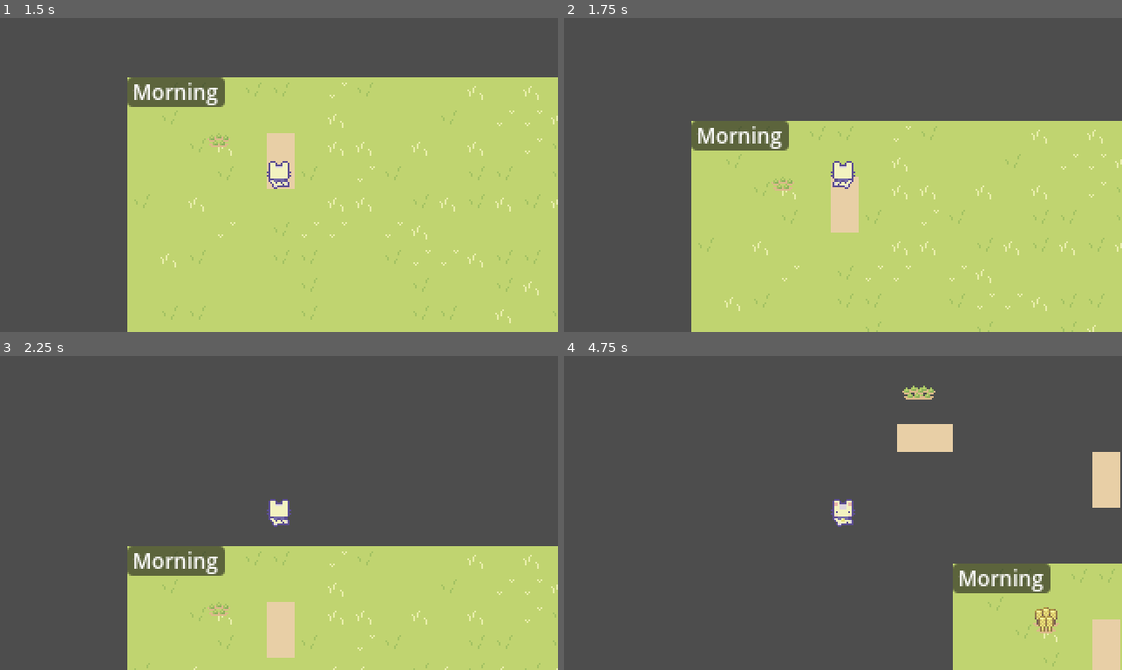
Above: before the commit, frames 1-4 (two rows, left to right).
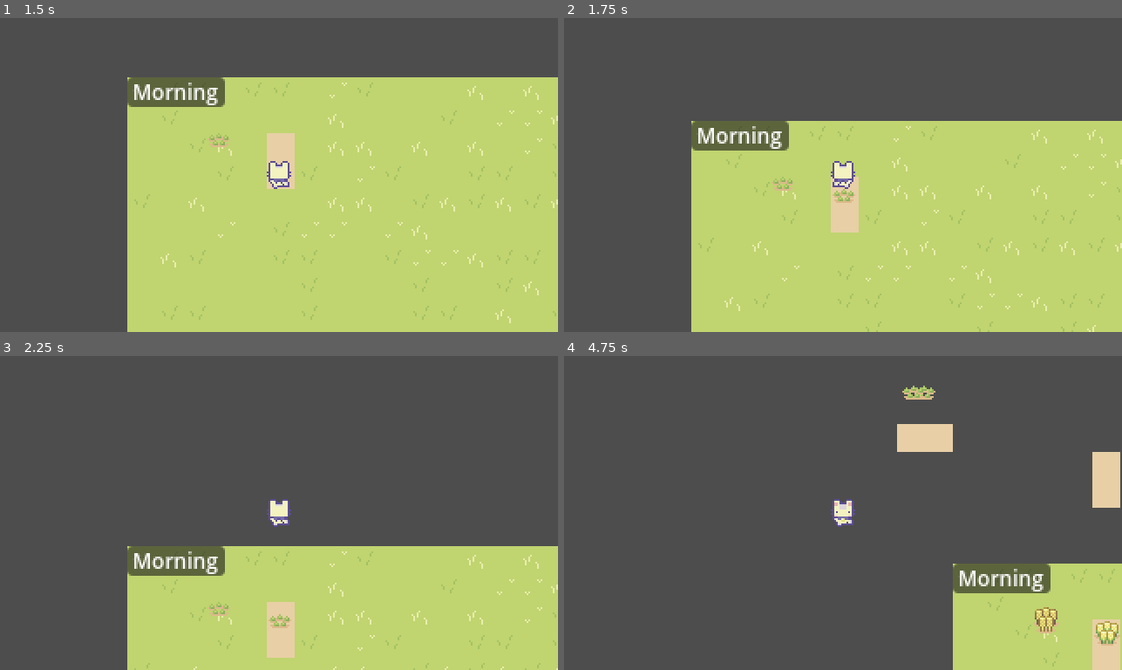
Above: after the commit, the same moments.

Repository: egd3025/everbloom
Game: Godot game, scene res://start_menu.tscn
The game is run twice, just before and just after one commit, with the same random seed, the same clock (stepped at 60 frames per second) and the same inputs.
Inputs (mouse positions are in pixels of both pictures, inside the frame that each line leads up to):
- Up to frame 1 (1.5 s): click "Start" at 0.5 s; move the mouse to (251, 237) at 1.27 s; hold Up (ui_up) from 1.28 s (still down); tap D (Till) at 1.35 s
- Up to frame 2 (1.75 s): keep holding Up (ui_up); tap A (Plant, bound only after the commit) at 1.55 s
- Up to frame 3 (2.25 s): keep holding Up (ui_up); move the mouse to (446, 560) at 2.02 s; tap A (Plant, bound only after the commit) at 2.1 s
- Up to frame 4 (4.75 s): tap D (Till) at 2.3, 3.6 s; move the mouse to (675, 465) at 2.77 s; release Up (ui_up) at 2.78 s; hold Left (ui_left) 2.78-4.28 s; click (675, 465) at 2.85 s; tap A (Plant, bound only after the commit) at 3.05, 4.35 s; move the mouse to (870, 513) at 3.52 s; move the mouse to (759, 434) at 4.27 s; hold Down (ui_down) from 4.28 s (still down)

Frame 1 is identical in both runs. In frame 2, 0.1% of the frame differs, in the area x 48-53%, y 54-59%; in frame 3, 0.1%; in frame 4, 0.3%, in the area x 95-100%, y 84-93%.

Commit message:
Only can plant on tilled land
Made it so the plant is centered on the tilled land and that you can only plant on tilled land

Diff:
--- a/EverBloom/World/world.gd
+++ b/EverBloom/World/world.gd
@@ -29,5 +29,26 @@
 				tilePositon.y += 1
 			"ui_up":
 				tilePositon.y -= 1
-		print(tilePositon)
+
 		floor.set_cell(0, tilePositon, 4, Vector2i(1,1))
+
+
+	if event.is_action("Plant"):
+		var playerLocal = player.position
+		var tilePositon = floor.local_to_map(playerLocal)
+		var direction = player.getLastInput()
+		match direction:
+			"ui_right":
+				tilePositon.x += 1
+			"ui_left":
+				tilePositon.x -= 1
+			"ui_down":
+				tilePositon.y += 1
+			"ui_up":
+				tilePositon.y -= 1
+		print(floor.get_cell_atlas_coords(0, tilePositon))
+		if floor.get_cell_atlas_coords(0, tilePositon) == Vector2i(1,1) and floor.get_cell_source_id(0, tilePositon) == 4:
+			print(true)
+			var plant1 = plant.instantiate()
+			plant1.position = floor.map_to_local(tilePositon)
+			world.add_child(plant1)
--- a/EverBloom/project.godot
+++ b/EverBloom/project.godot
@@ -41,6 +41,11 @@
 "events": [Object(InputEventKey,"resource_local_to_scene":false,"resource_name":"","device":-1,"window_id":0,"alt_pressed":false,"shift_pressed":false,"ctrl_pressed":false,"meta_pressed":false,"pressed":false,"keycode":0,"physical_keycode":68,"key_label":0,"unicode":100,"echo":false,"script":null)
 ]
 }
+Plant={
+"deadzone": 0.5,
+"events": [Object(InputEventKey,"resource_local_to_scene":false,"resource_name":"","device":-1,"window_id":0,"alt_pressed":false,"shift_pressed":false,"ctrl_pressed":false,"meta_pressed":false,"pressed":false,"keycode":0,"physical_keycode":65,"key_label":0,"unicode":97,"echo":false,"script":null)
+]
+}
 
 [rendering]
 
